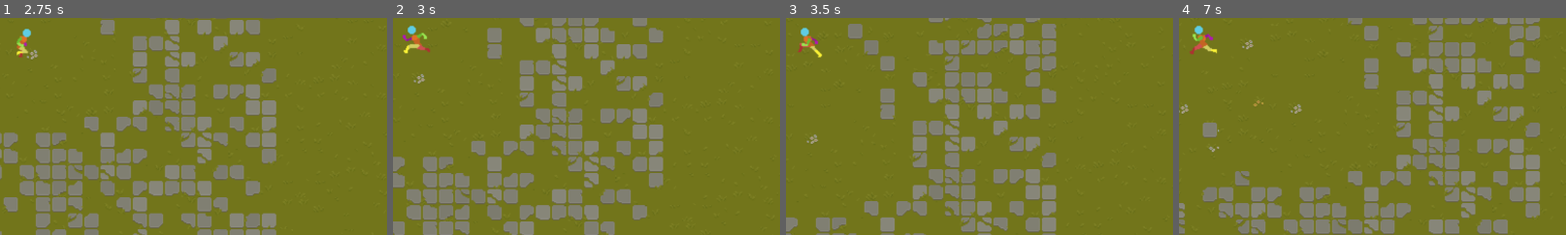
Above: before the commit, frames 1-4 (left to right).
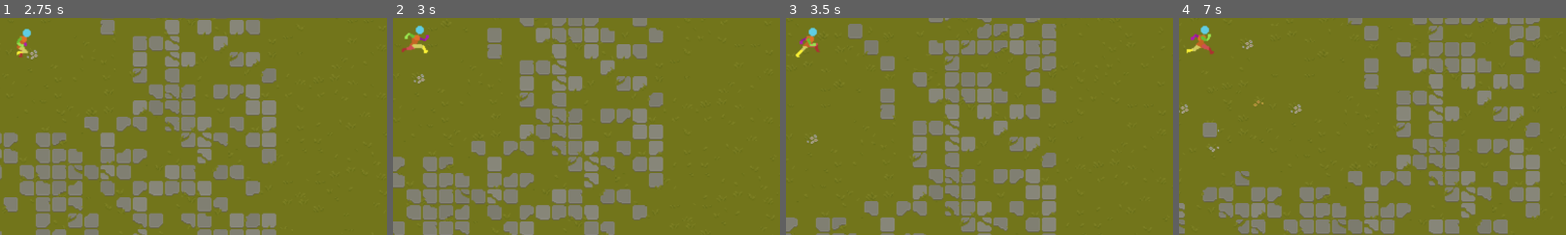
Above: after the commit, the same moments.

Repository: bluedec/GrassHops
Game: Godot game, scene res://scenes/spots/first_spot.tscn
Same seed, same stepped clock (60 frames per second), same inputs: the game is played once before the commit and once after it. The project has no main scene, so this scene is started directly.
Inputs:
- Up to frame 1 (2.75 s): tap Enter at 0.5 s; hold D (right) 0.53-1.28 s; hold S (down) 1.28-2.03 s; hold D (right) from 2.03 s (still down)
- Up to frame 2 (3 s): release D (right) at 2.78 s; hold W (up) from 2.78 s (still down)
- Up to frame 3 (3.5 s): keep holding W (up)
- Up to frame 4 (7 s): release W (up) at 3.53 s; hold A (left) 3.53-5.03 s; hold S (down) 5.03-5.78 s; hold D (right) 5.78-6.53 s; hold W (up) from 6.53 s (still down)
The pictures show only the part of the screen within x 47-97%, y 41-91%; the shares and areas given below are measured in that part.

Frame 1 is identical in both runs. In frame 2, 0.5% of the frame differs, in the area x 2-10%, y 3-17%; in frame 3, 0.5%; in frame 4, 0.5%.

Commit message:
Fixed movement of johnson

Diff:
--- a/scripts/johnson.gd
+++ b/scripts/johnson.gd
@@ -11,11 +11,10 @@
 	if input_direction.x > 0:
 		anim.play("run")
 		anim.flip_h = false
-		pass
-	elif input_direction.x < 0 or input_direction.y < 0:
+	elif input_direction.x < 0:
 		anim.flip_h = true
 		anim.play("run")
-	elif input_direction.y > 0 or input_direction.y > 0:
+	elif input_direction.y > 0 or input_direction.y < 0:
 		anim.play("run")
 	else:
 		anim.play("idle")
